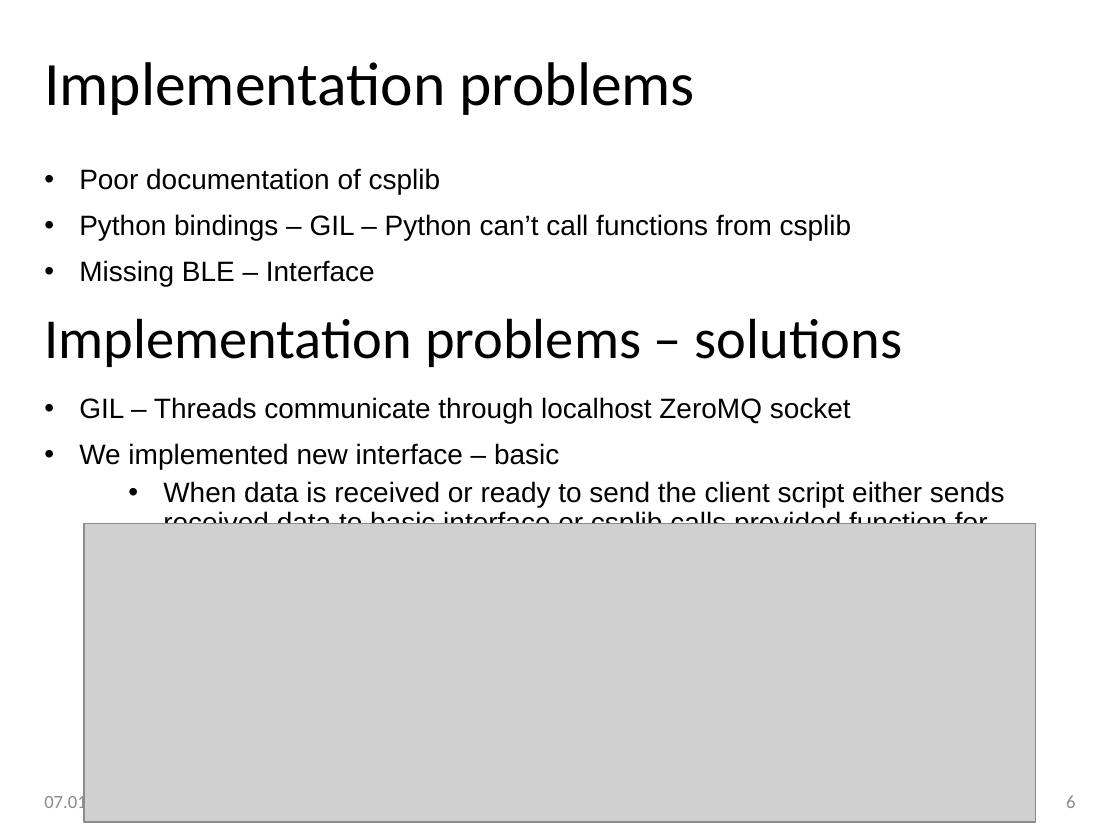
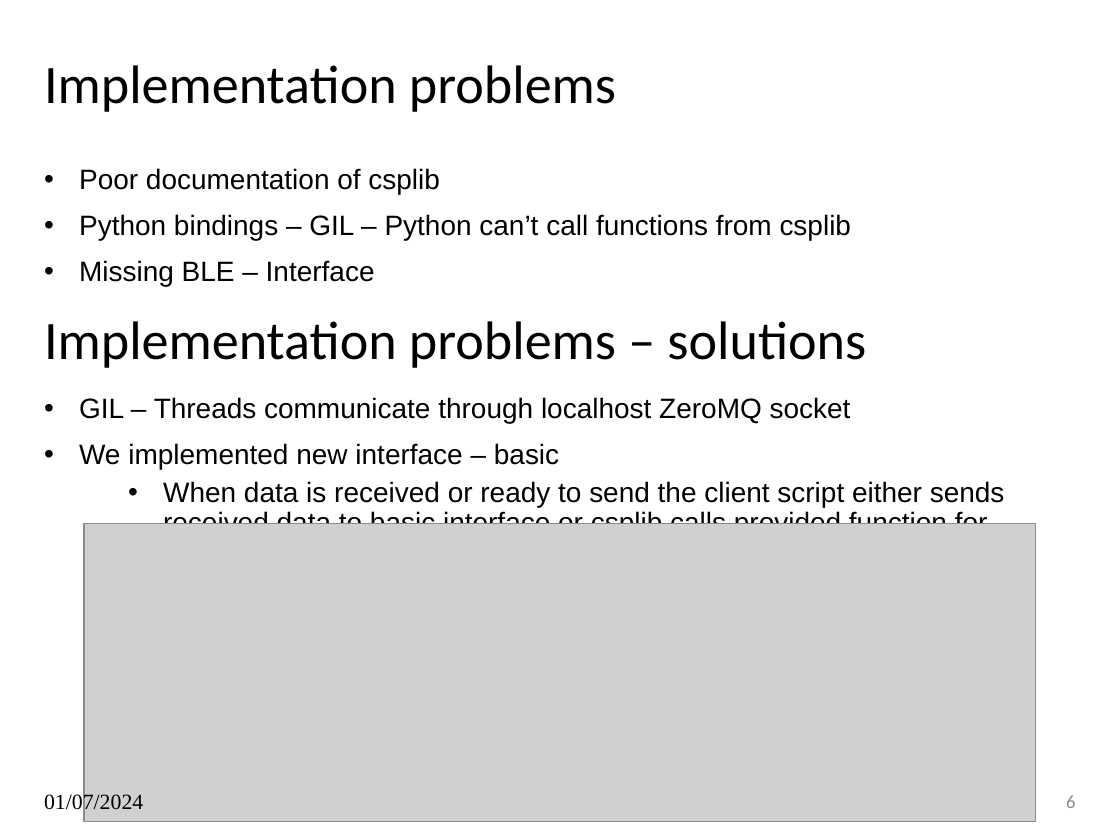
Before and after one commit to JakubSmid/cubesat-radio, a slide deck: slide 6 of presentation.pptx. Drawn at 1120x840 pixels with LibreOffice and Linux fonts; fonts in the diff are those of the drawing; grey boxes stand for pictures; background and template pictures are left out. Boxes give left, top, right and bottom in pixels: in the first picture for what was removed or moved away, otherwise in the second. Text is boxed around its words. In the diff, an @@ line names an element or a change of style, - is before the commit and + after.

Commit message:
presentation update

```diff
--- a/presentation.pptx
+++ b/presentation.pptx
@@ title "Implementation problems" at (x1=44, y1=65, x2=616, y2=112): size 39.6 to 34.8 pt @@
@@ text "Implementation problems – solutions" at (x1=44, y1=321, x2=866, y2=368): size 36.3 to 34.8 pt; line spacing 0.8 to 0.9 @@
@@ text at (x1=44, y1=792, x2=143, y2=814): text changed; size 12 to 14 pt; font Calibri to Times New Roman; text colour #8C8C8C to #000000 @@
-07.01.2024
+01/07/2024
```
Also in this commit, not shown: 7 other slides changed.
